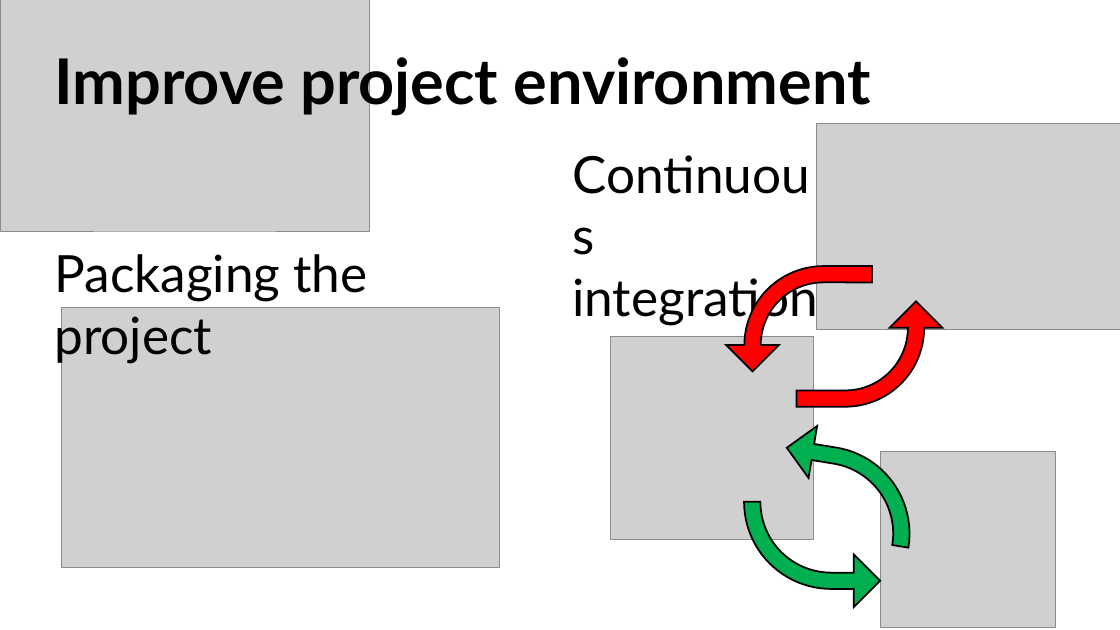
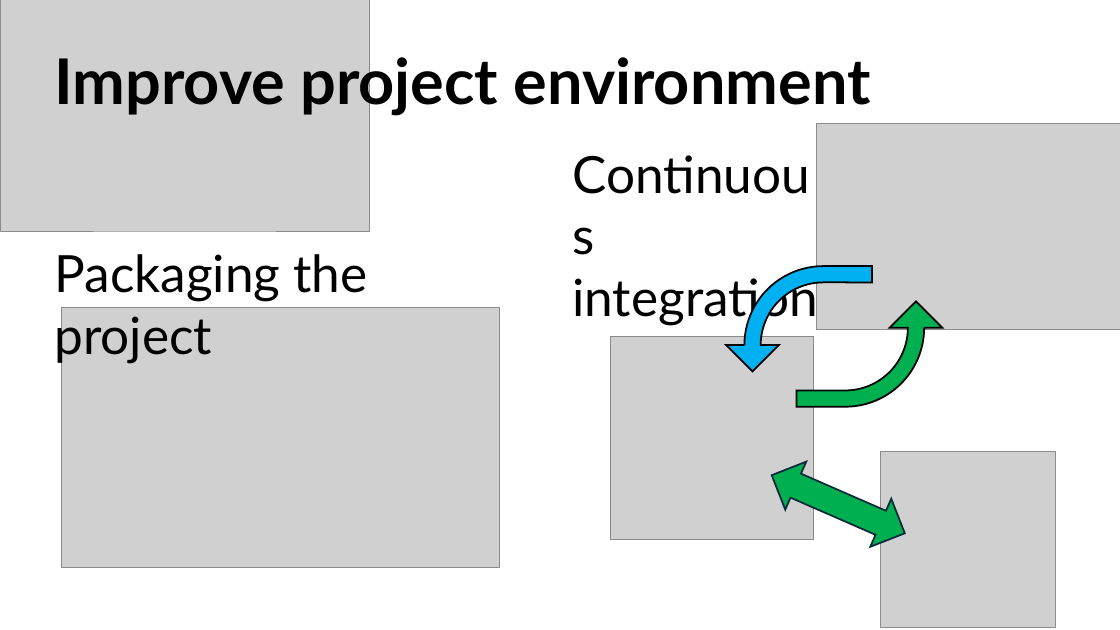
Before and after one commit to haberzdomi/CI-pipeline_project, a slide deck: slide 1 of Präsentation1.pptx. Drawn at 1120x630 pixels with LibreOffice and Linux fonts; fonts in the diff are those of the drawing; grey boxes stand for pictures. Boxes give left, top, right and bottom in pixels: in the first picture for what was removed or moved away, otherwise in the second. Text is boxed around its words. In the diff, an @@ line names an element or a change of style, - is before the commit and + after.

Commit message:
Update presentation

```diff
--- a/Präsentation1.pptx
+++ b/Präsentation1.pptx
@@ bent arrow at [726,267,873,372]: fill #FF0000 to #00B0F0 @@
@@ bent arrow at [796,302,942,407]: fill #FF0000 to #00B050 @@
@@ bent arrow removed at [775,422,926,547] @@
@@ up down arrow added at [762,452,916,558], fill #00B050, outline #092A39 1.5 pt @@
@@ bent arrow removed at [744,502,881,607] @@
```
Also in this commit, not shown: 3 other slides changed, 1 slide added, 1 slide removed.
